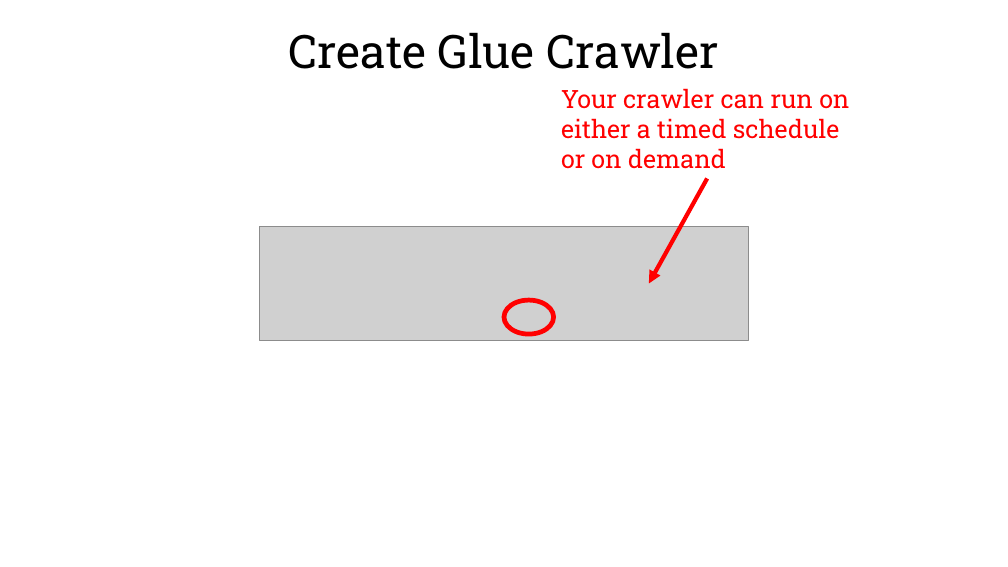
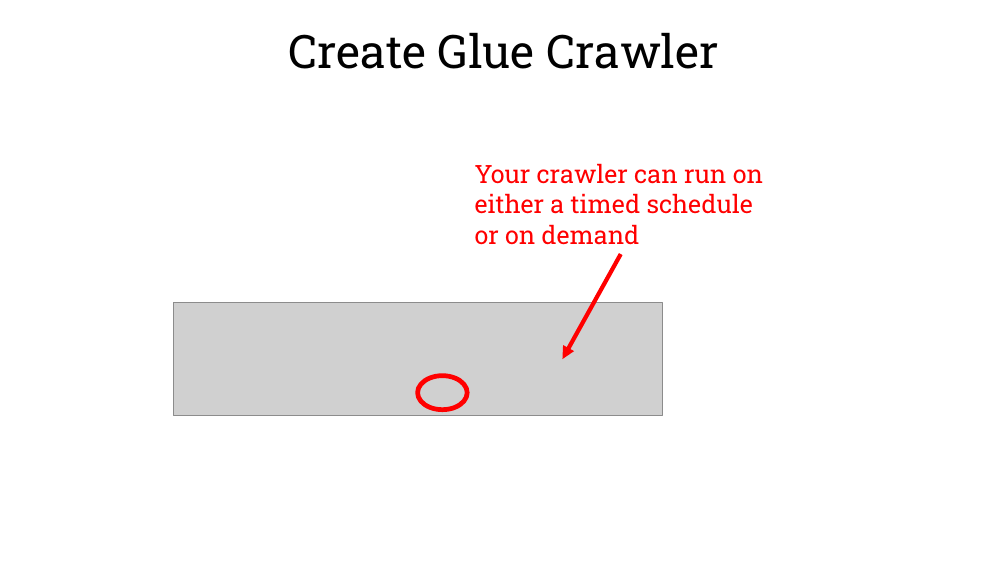
Before and after one commit to jackdsilverman/aws-glue-tutorial, a slide deck: slide 22 of glue-tutorial.pptx (slide 27 before the commit). Drawn at 1008x567 pixels with LibreOffice and Linux fonts; fonts in the diff are those of the drawing; grey boxes stand for pictures; background and template pictures are left out. Boxes give left, top, right and bottom in pixels: in the first picture for what was removed or moved away, otherwise in the second. Text is boxed around its words. In the diff, an @@ line names an element or a change of style, - is before the commit and + after.

```diff
--- a/glue-tutorial.pptx
+++ b/glue-tutorial.pptx
@@ 1 picture, 1 text, 1 arrow, 1 ellipse: place and size @@
-1 picture, 1 text, 1 arrow, 1 ellipse at <box>259,88,849,340</box>
+1 picture, 1 text, 1 arrow, 1 ellipse at <box>173,163,763,416</box>
```
Also in this commit, not shown: 19 other slides changed, 1 slide added, 6 slides removed.
